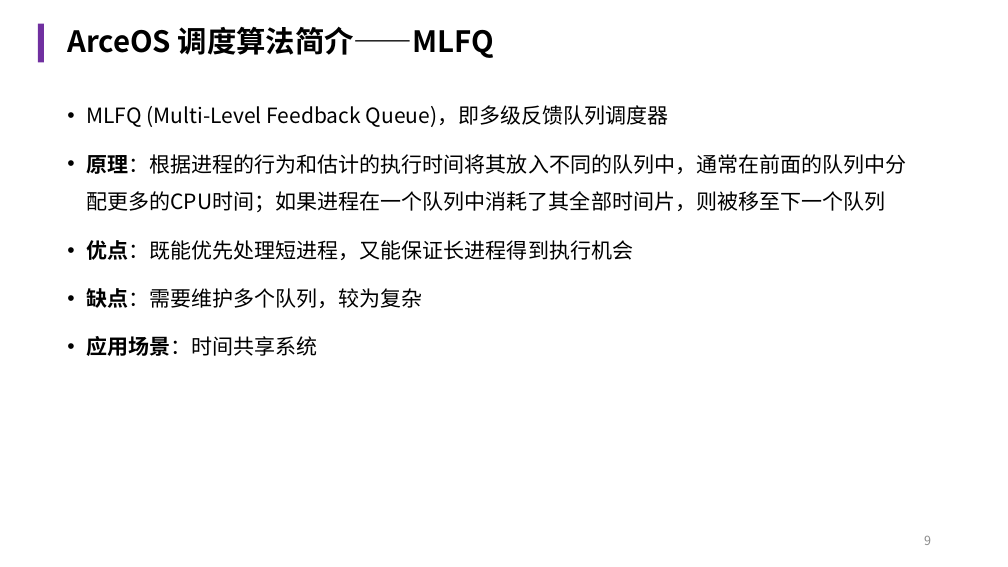
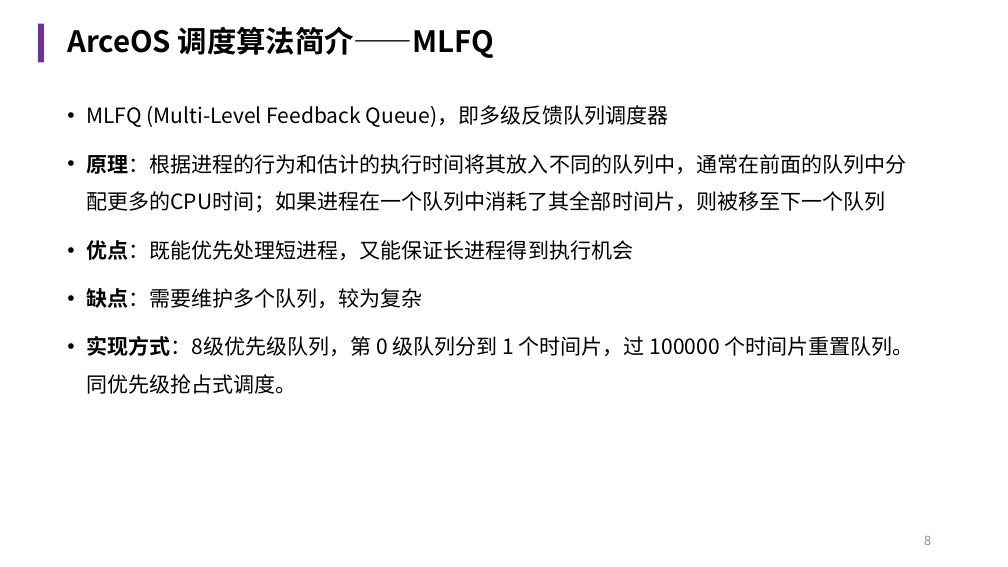
Before and after one commit to chestnut-Q/arceos-X, a slide deck: slide 8 of reports/中期报告.pptx (slide 9 before the commit). Drawn at 1008x567 pixels with LibreOffice and Linux fonts; fonts in the diff are those of the drawing. Boxes give left, top, right and bottom in pixels: in the first picture for what was removed or moved away, otherwise in the second. Text is boxed around its words. In the diff, an @@ line names an element or a change of style, - is before the commit and + after.

```diff
--- a/reports/中期报告.pptx
+++ b/reports/中期报告.pptx
@@ text at [86, 336, 914, 394]: text changed @@
-• 应用场景：时间共享系统
+• 实现方式：8级优先级队列，第 0 级队列分到 1 个时间片，过 100000 个时间片重置队列。同优先级抢占式调度。
```
Also in this commit, not shown: 7 other slides changed, 3 slides added, 1 slide removed.
